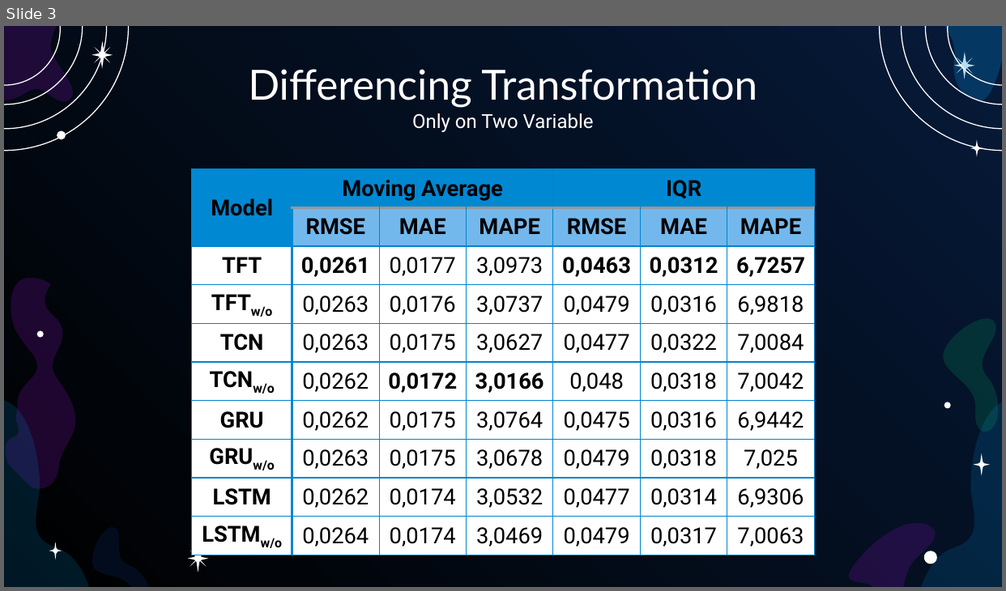
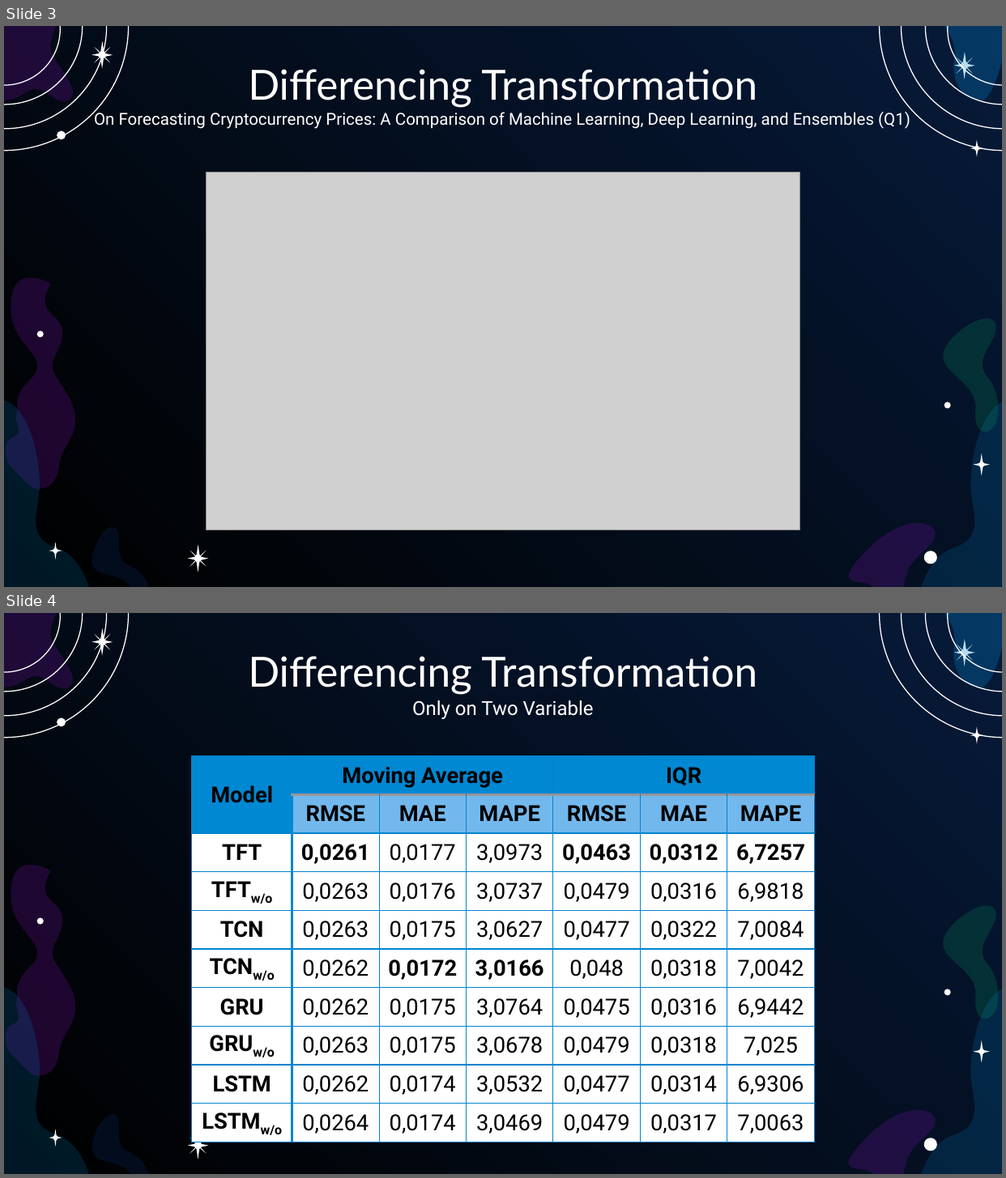
Before and after one commit to AfterRain007/Skripsi, a slide deck: Powerpoint Sidang.pptx. Shown one above the other, each under a label of ours: slide 3 before the commit, slides 3 and 4 after it. The pictures are 1006x591 and 1006x1178 pixels, drawn with LibreOffice and Linux fonts; fonts in the diff are those of the drawing; grey boxes stand for pictures. Boxes give left, top, right and bottom in pixels: in the first picture for what was removed or moved away, otherwise in the second. Text is boxed around its words. In the diff, an @@ line names an element or a change of style, - is before the commit and + after.

```diff
--- a/Powerpoint Sidang.pptx
+++ b/Powerpoint Sidang.pptx
@@ slide 3 added at <box>4,26,1002,587</box>, background gradient #000000 to #061A38; not listed: 26 template elements that a slide beside it also shows @@
@@ title added at <box>94,69,910,129</box>, 12 pt, text #FFFFFF @@
+Differencing Transformation
+On Forecasting Cryptocurrency Prices: A Comparison of Machine Learning, Deep Learning, and Ensembles (Q1)
@@ picture added at <box>206,172,799,530</box> @@
@@ what was slide 3 is now slide 4 @@
```
Also in this commit, not shown: 2 other slides added.
